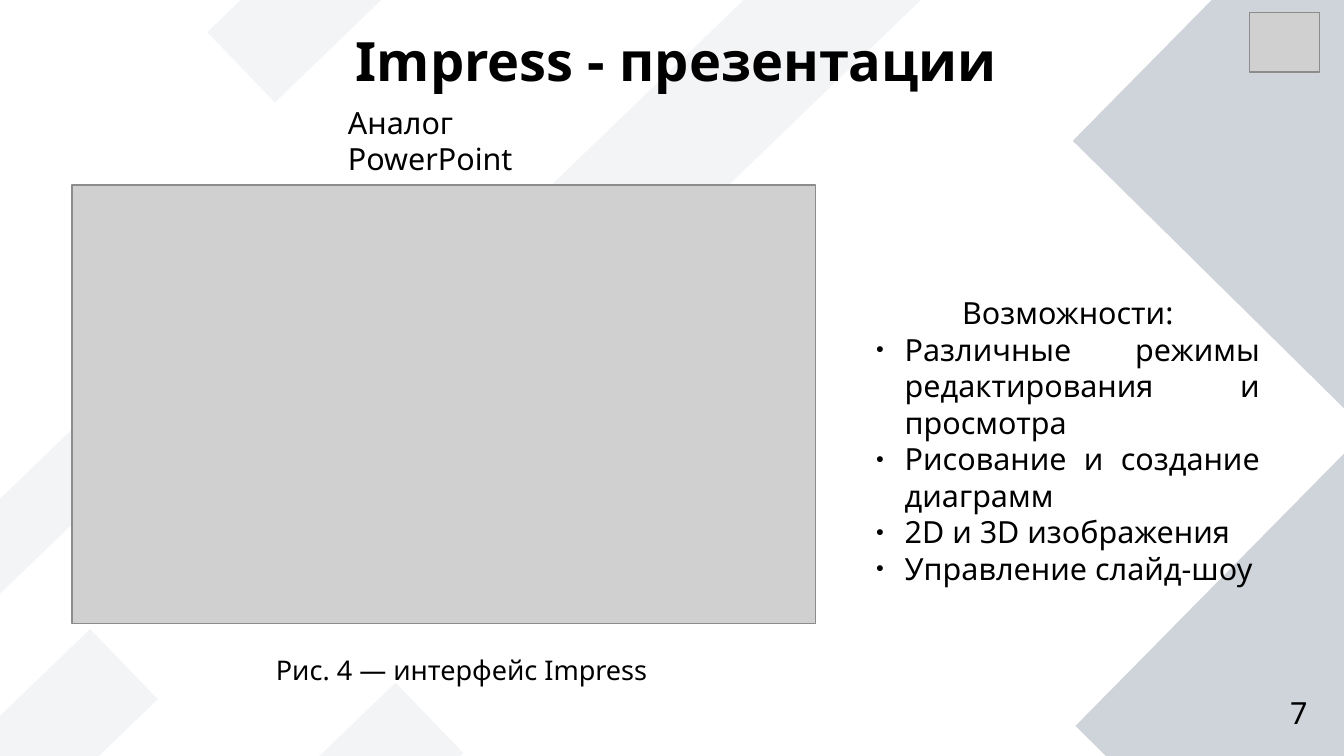
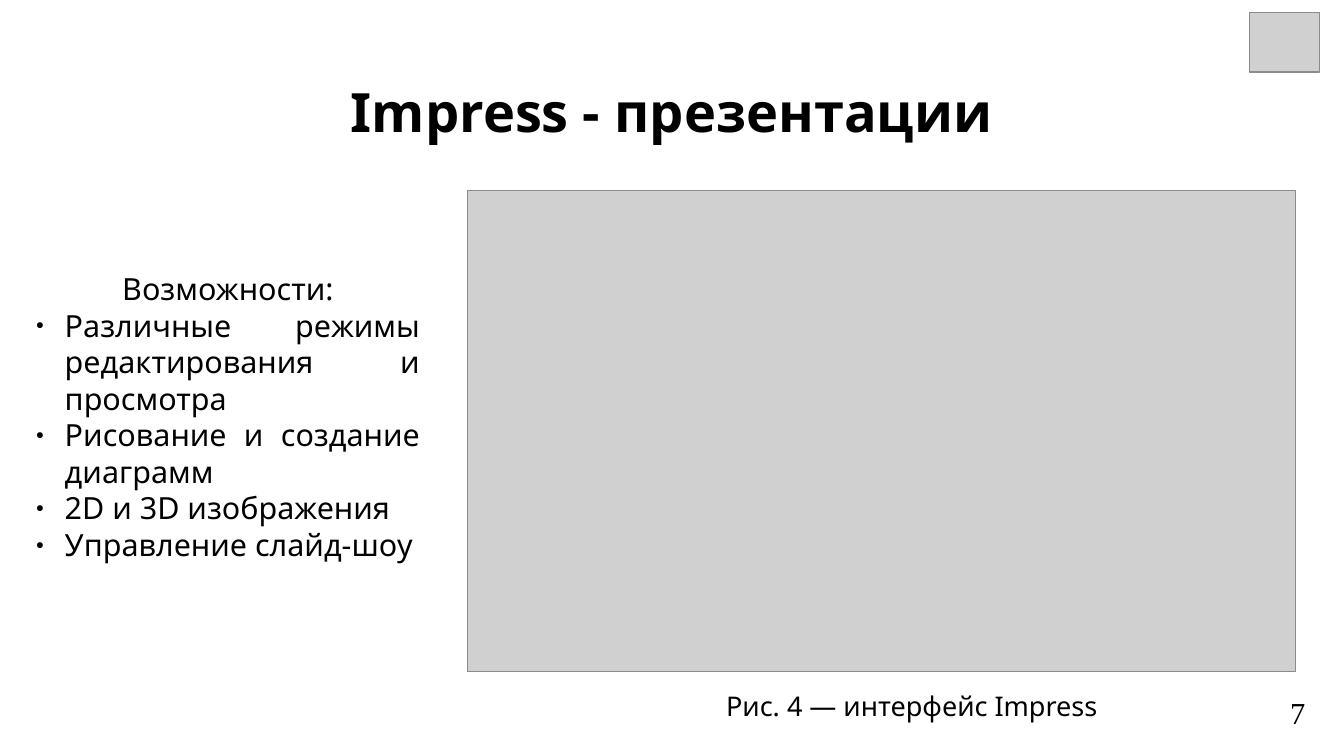
Before and after one commit to Soft-Darkness/df-presentations-2025, a slide deck: slide 7 of 4731204-50002/eremeeva-anna-aleksandrovna/LibreOffice_review.odp. Drawn at 1344x756 pixels with LibreOffice and Linux fonts; fonts in the diff are those of the drawing; grey boxes stand for pictures. Boxes give left, top, right and bottom in pixels: in the first picture for what was removed or moved away, otherwise in the second. Text is boxed around its words. In the diff, an @@ line names an element or a change of style, - is before the commit and + after.

```diff
--- a/4731204-50002/eremeeva-anna-aleksandrovna/LibreOffice_review.odp
+++ b/4731204-50002/eremeeva-anna-aleksandrovna/LibreOffice_review.odp
@@ rectangle removed at [207, 0, 523, 102] @@
@@ rectangle removed at [513, 0, 931, 311] @@
@@ rectangle removed at [1074, 0, 1344, 413] @@
@@ text "Impress - презентации": place and size @@
-text "Impress - презентации" at [356, 42, 997, 94]
+text "Impress - презентации" at [351, 93, 993, 145]
@@ text "Impress - презентации" at [351, 93, 993, 145]: vertical alignment middle to top @@
@@ text removed at [348, 112, 513, 171] @@
-Аналог PowerPoint
@@ picture: place and size @@
-picture at [72, 185, 816, 624]
+picture at [467, 190, 1296, 672]
@@ text "Возможности:": place and size @@
-text "Возможности:" at [905, 302, 1260, 589]
+text "Возможности:" at [65, 278, 420, 564]
@@ rectangle removed at [0, 329, 223, 617] @@
@@ rectangle removed at [1076, 452, 1344, 756] @@
@@ rectangle removed at [147, 683, 464, 756] @@
@@ page number at [1290, 704, 1305, 724]: font Noto Sans to Times New Roman @@
@@ text at [726, 695, 1098, 723]: text changed @@
-Рис. 4 — интерфейс Impress
+Рис. 4 ― интерфейс Impress
```
Also in this commit, not shown: 11 other slides changed, 1 other file.
